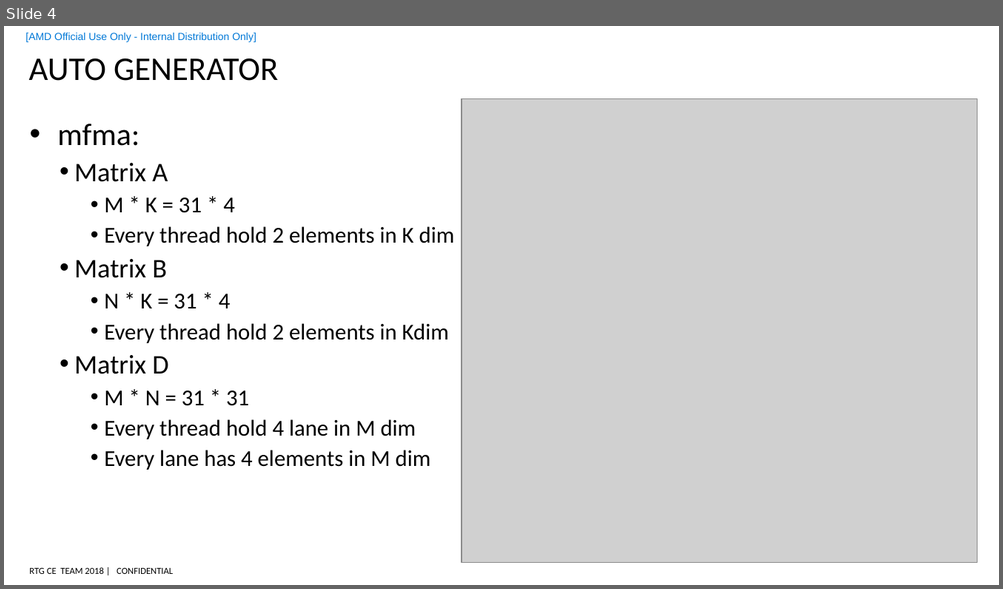
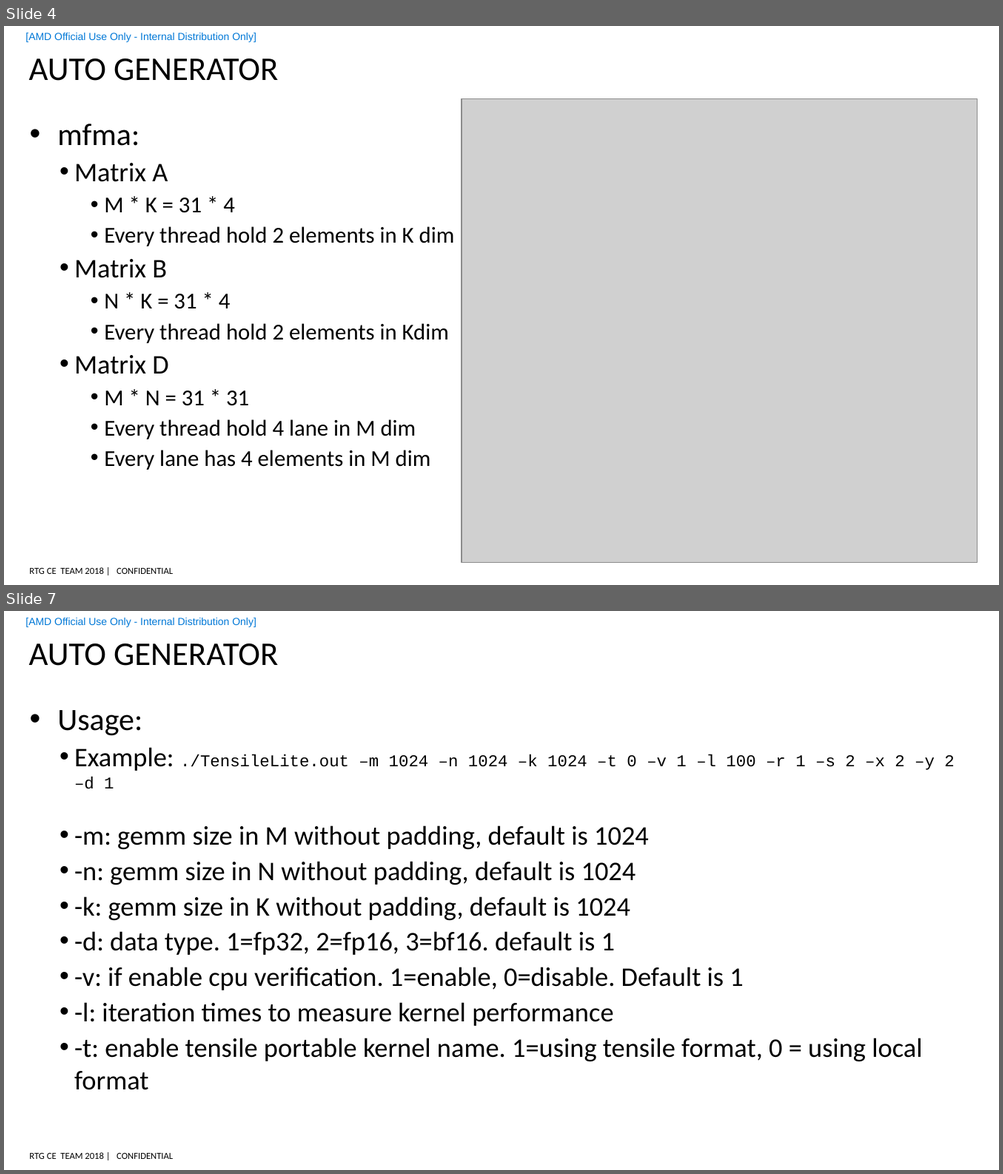
Before and after one commit to feifei14119/TensileLite, a slide deck: doc/mfma gemm.pptx. Shown one above the other, each under a label of ours: slide 4 before the commit, slides 4 and 7 after it; the slides between them are not shown. The pictures are 1003x589 and 1003x1174 pixels, drawn with LibreOffice and Linux fonts; fonts in the diff are those of the drawing; grey boxes stand for pictures; background and template pictures are left out. Boxes give left, top, right and bottom in pixels: in the first picture for what was removed or moved away, otherwise in the second. Text is boxed around its words. In the diff, an @@ line names an element or a change of style, - is before the commit and + after.

Commit message:
enable large MT and DU, re-test performance

```diff
--- a/doc/mfma gemm.pptx
+++ b/doc/mfma gemm.pptx
@@ slide 7 added at bbox=[4, 611, 999, 1170], background #FFFFFF; not listed: 3 template elements that a slide beside it also shows @@
@@ title added at bbox=[29, 644, 278, 666], 32 pt, text #000000 @@
+AUTO GENERATOR
@@ text added at bbox=[57, 710, 953, 1091], 26 pt, text #000000 @@
+• Usage:
+  • Example: ./TensileLite.out –m 1024 –n 1024 –k 1024 –t 0 –v 1 –l 100 –r 1 –s 2 –x 2 –y 2 –d 1
+  • -m: gemm size in M without padding, default is 1024
+  • -n: gemm size in N without padding, default is 1024
+  • -k: gemm size in K without padding, default is 1024
+  • -d: data type. 1=fp32, 2=fp16, 3=bf16. default is 1
+  • -v: if enable cpu verification. 1=enable, 0=disable. Default is 1
+  • -l: iteration times to measure kernel performance
+  • -t: enable tensile portable kernel name. 1=using tensile format, 0 = using local format
```
Also in this commit, not shown: 1 slide changed, 6 other slides added, 5 other files.
